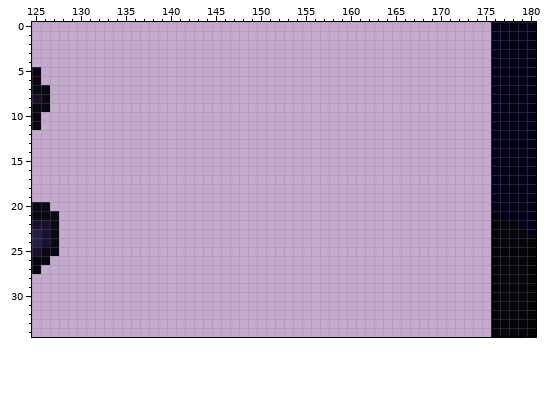
Two versions of one pixel-art file, aesprite/sprite-sheet.aseprite. The picture above was drawn from the file before the commit.
1024x1024 pixels, 1 frame. Colours within 5 levels of each other are drawn and written as one. Shown: x 125..180, y 0..34.
The same view after the edit:
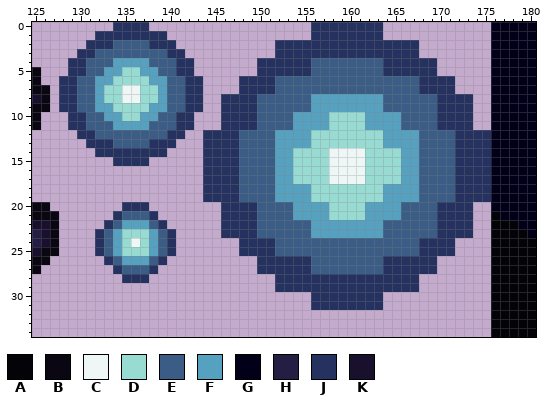
Palette (. is transparent): A #040308  B #0a0713  C #eff7f6  D #97dbd2  E #3a5c85  F #56a1bf  G #020018  H #241e44  J #25315e  K #19102e
Diff:
Changed rows in their new state; - is an unchanged pixel.
first column x 128:
 0 ------JJJJ------------------JJJJJJJJ------------
 1 ----JJJJJJJJ----------------JJJJJJJJ------------
 2 ---JJJEEEEJJJ-----------JJJJJJJJJJJJJJJJ--------
 3 --JJEEEEEEEEJJ----------JJJJJJJJJJJJJJJJ--------
 4 -JJEEEFFFFEEEJJ-------JJJJJJEEEEEEEEJJJJJJ------
 5 -JJEEFFDDFFEEJJ-------JJJJJJEEEEEEEEJJJJJJ------
 6 JJEEFFDDDDFFEEJJ----JJJJEEEEEEEEEEEEEEEEJJJJ----
 7 JJEEFDDCCDDFEEJJ----JJJJEEEEEEEEEEEEEEEEJJJJ----
 8 JJEEFDDCCDDFEEJJ--JJJJEEEEEEFFFFFFFFEEEEEEJJJJ--
 9 JJEEFFDDDDFFEEJJ--JJJJEEEEEEFFFFFFFFEEEEEEJJJJ--
10 -JJEEFFDDFFEEJJ---JJJJEEEEFFFFDDDDFFFFEEEEJJJJ--
11 -JJEEEFFFFEEEJJ---JJJJEEEEFFFFDDDDFFFFEEEEJJJJ--
12 --JJEEEEEEEEJJ--JJJJEEEEFFFFDDDDDDDDFFFFEEEEJJJJ
13 ---JJJEEEEJJJ---JJJJEEEEFFFFDDDDDDDDFFFFEEEEJJJJ
14 ----JJJJJJJJ----JJJJEEEEFFDDDDCCCCDDDDFFEEEEJJJJ
15 ------JJJJ------JJJJEEEEFFDDDDCCCCDDDDFFEEEEJJJJ
16 ----------------JJJJEEEEFFDDDDCCCCDDDDFFEEEEJJJJ
17 ----------------JJJJEEEEFFDDDDCCCCDDDDFFEEEEJJJJ
18 ----------------JJJJEEEEFFFFDDDDDDDDFFFFEEEEJJJJ
19 ----------------JJJJEEEEFFFFDDDDDDDDFFFFEEEEJJJJ
20 -------JJJ--------JJJJEEEEFFFFDDDDFFFFEEEEJJJJ--
21 ------JEEEJ-------JJJJEEEEFFFFDDDDFFFFEEEEJJJJ--
22 -----JEFFFEJ------JJJJEEEEEEFFFFFFFFEEEEEEJJJJ--
23 ----JEFDDDFEJ-----JJJJEEEEEEFFFFFFFFEEEEEEJJJJ--
24 ----JEFDCDFEJ-------JJJJEEEEEEEEEEEEEEEEJJJJ----
25 ----JEFDDDFEJ-------JJJJEEEEEEEEEEEEEEEEJJJJ----
26 -----JEFFFEJ----------JJJJJJEEEEEEEEJJJJJJ------
27 ------JEEEJ-----------JJJJJJEEEEEEEEJJJJJJ------
28 -------JJJ--------------JJJJJJJJJJJJJJJJ--------
29 ------------------------JJJJJJJJJJJJJJJJ--------
30 ----------------------------JJJJJJJJ------------
31 ----------------------------JJJJJJJJ------------
